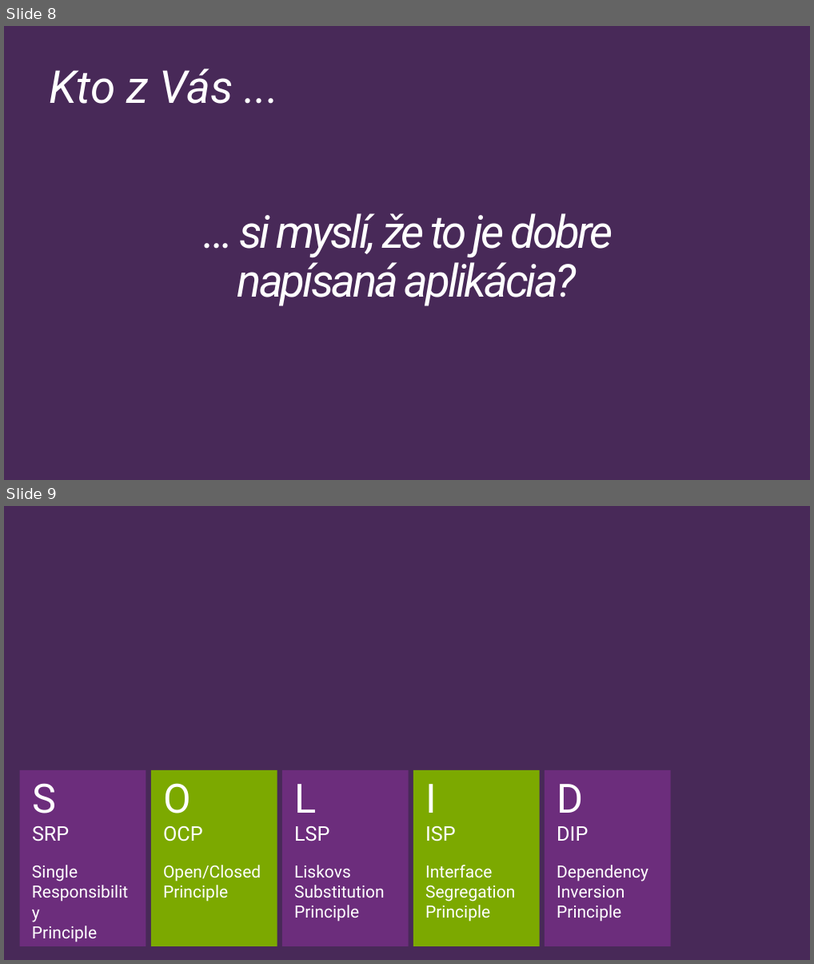
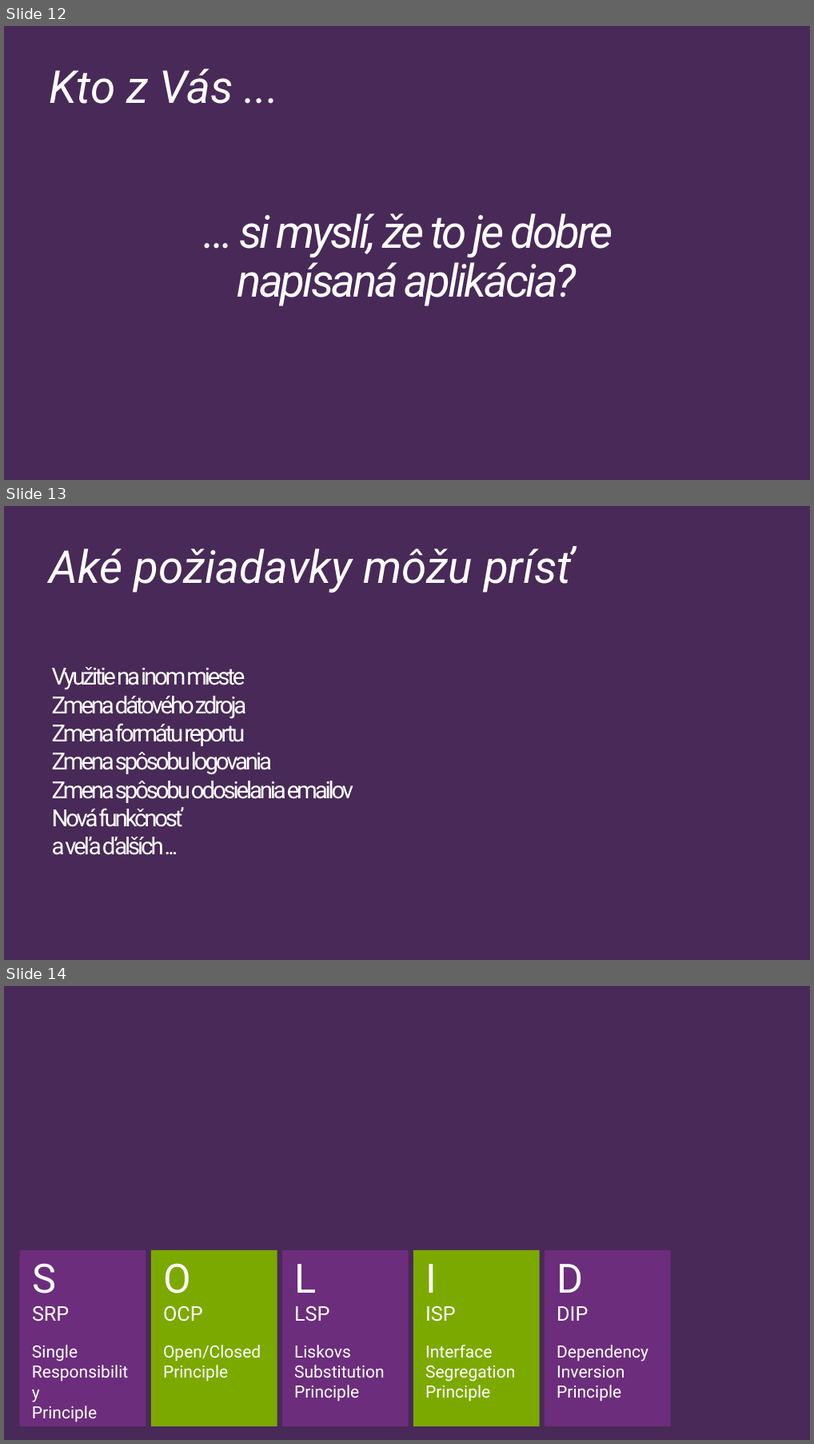
Before and after one commit to Burgyn/SOLID-Principles, a slide deck: SOLIDPrinciples.pptx. Shown one above the other, each under a label of ours: slides 8 and 9 before the commit, slides 12, 13 and 14 after it. The pictures are 814x964 and 814x1444 pixels, drawn with LibreOffice and Linux fonts; fonts in the diff are those of the drawing. Boxes give left, top, right and bottom in pixels: in the first picture for what was removed or moved away, otherwise in the second. Text is boxed around its words. In the diff, an @@ line names an element or a change of style, - is before the commit and + after.

```diff
--- a/SOLIDPrinciples.pptx
+++ b/SOLIDPrinciples.pptx
@@ slide 13 added at [4,506,810,960], background #482958 @@
@@ subtitle added at [49,548,572,593], 54 pt, text #FFFFFF, italic @@
+Aké požiadavky môžu prísť
@@ title added at [52,667,354,855], 28 pt, text #FFFFFF @@
+Využitie na inom mieste
+Zmena dátového zdroja
+Zmena formátu reportu
+Zmena spôsobu logovania
+Zmena spôsobu odosielania emailov
+Nová funkčnosť
+a veľa ďalších ...
@@ what was slide 8 is now slide 12 @@
@@ what was slide 9 is now slide 14 @@
```
Also in this commit, not shown: 6 other slides added, 1 other file.
